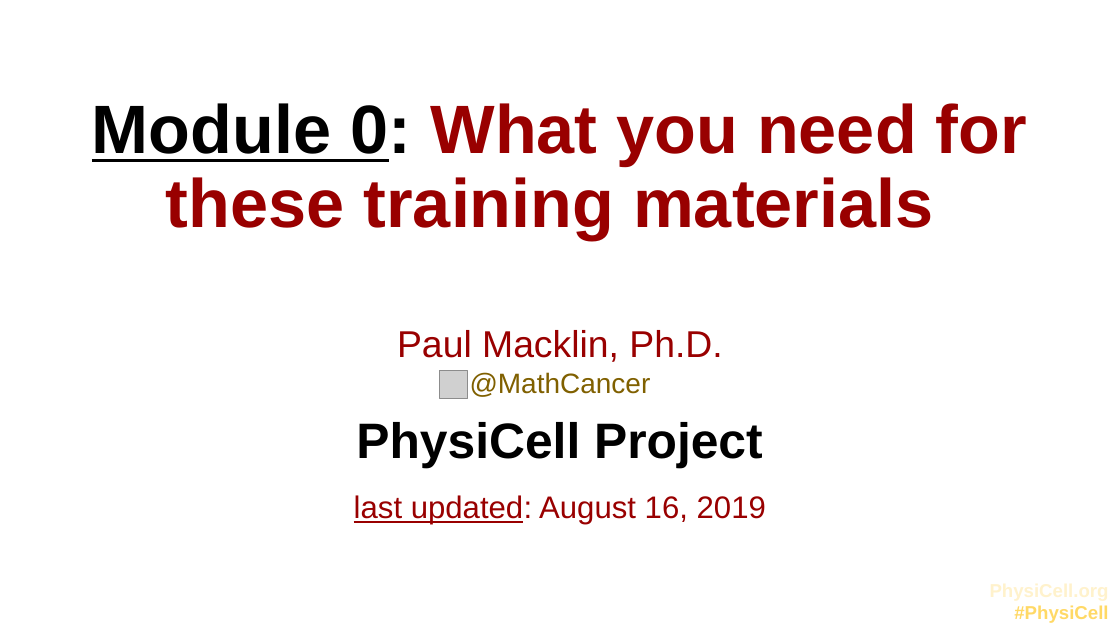
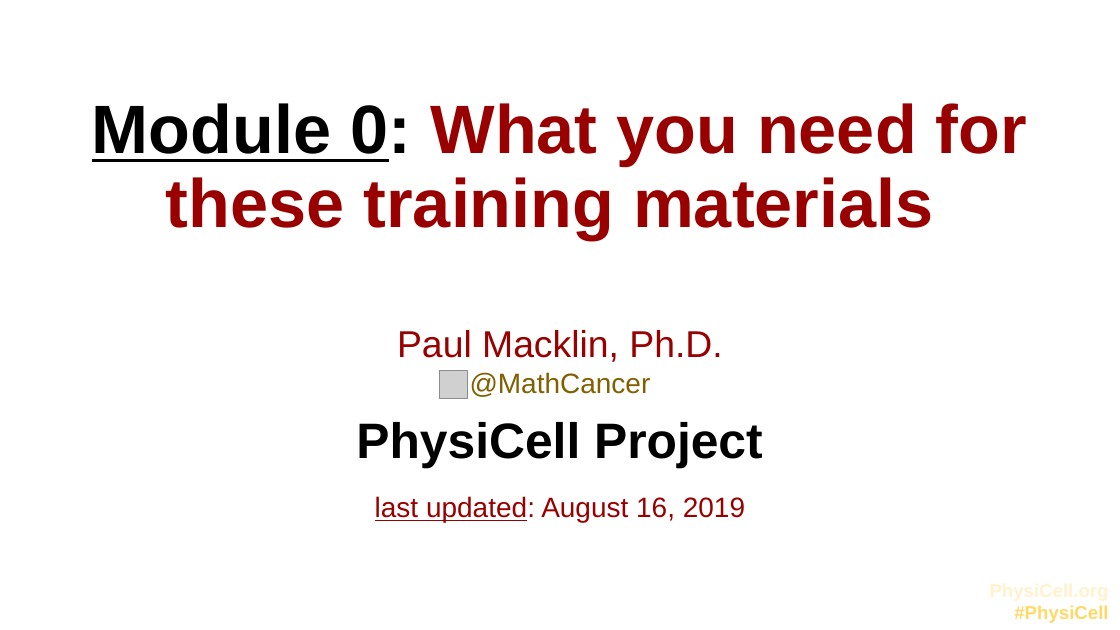
Before and after one commit to physicell-training/00-What-you-need, a slide deck: slide 1 of 00-What-you-need.pptx. Drawn at 1120x630 pixels with LibreOffice and Linux fonts; fonts in the diff are those of the drawing; grey boxes stand for pictures; background and template pictures are left out. Boxes give left, top, right and bottom in pixels: in the first picture for what was removed or moved away, otherwise in the second. Text is boxed around its words. In the diff, an @@ line names an element or a change of style, - is before the commit and + after.

```diff
--- a/00-What-you-need.pptx
+++ b/00-What-you-need.pptx
@@ text "last updated: August 16, 2019" at [375,496,745,522]: size 20 to 18 pt @@
```
Also in this commit, not shown: 7 slides added.
